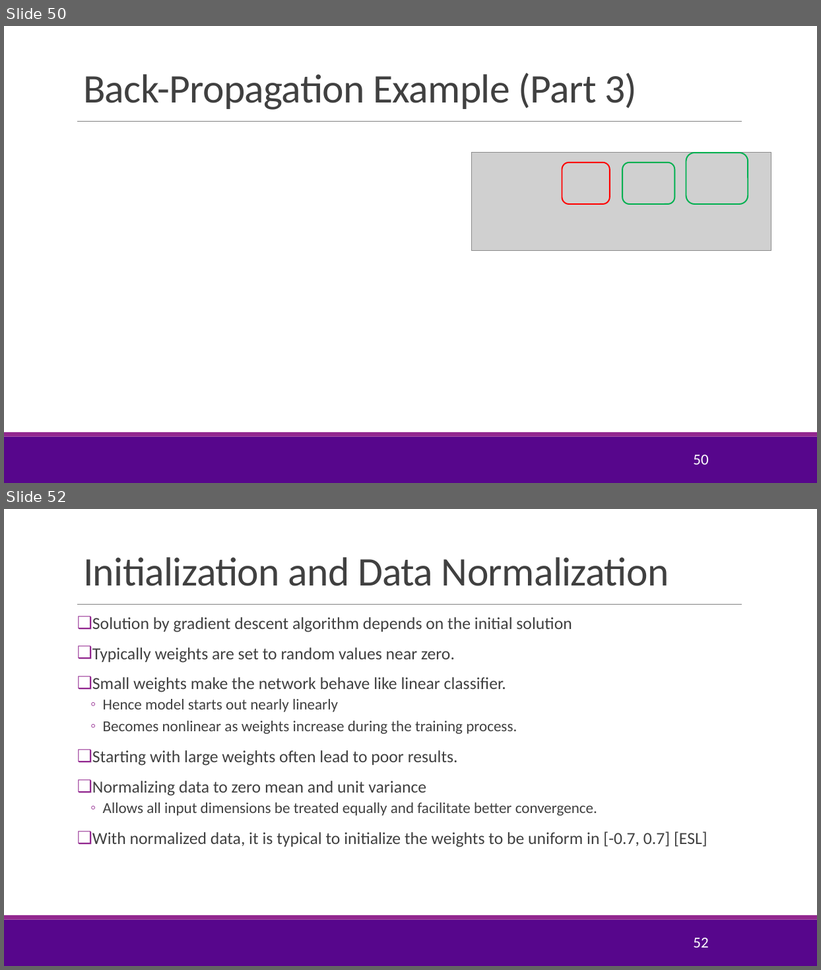
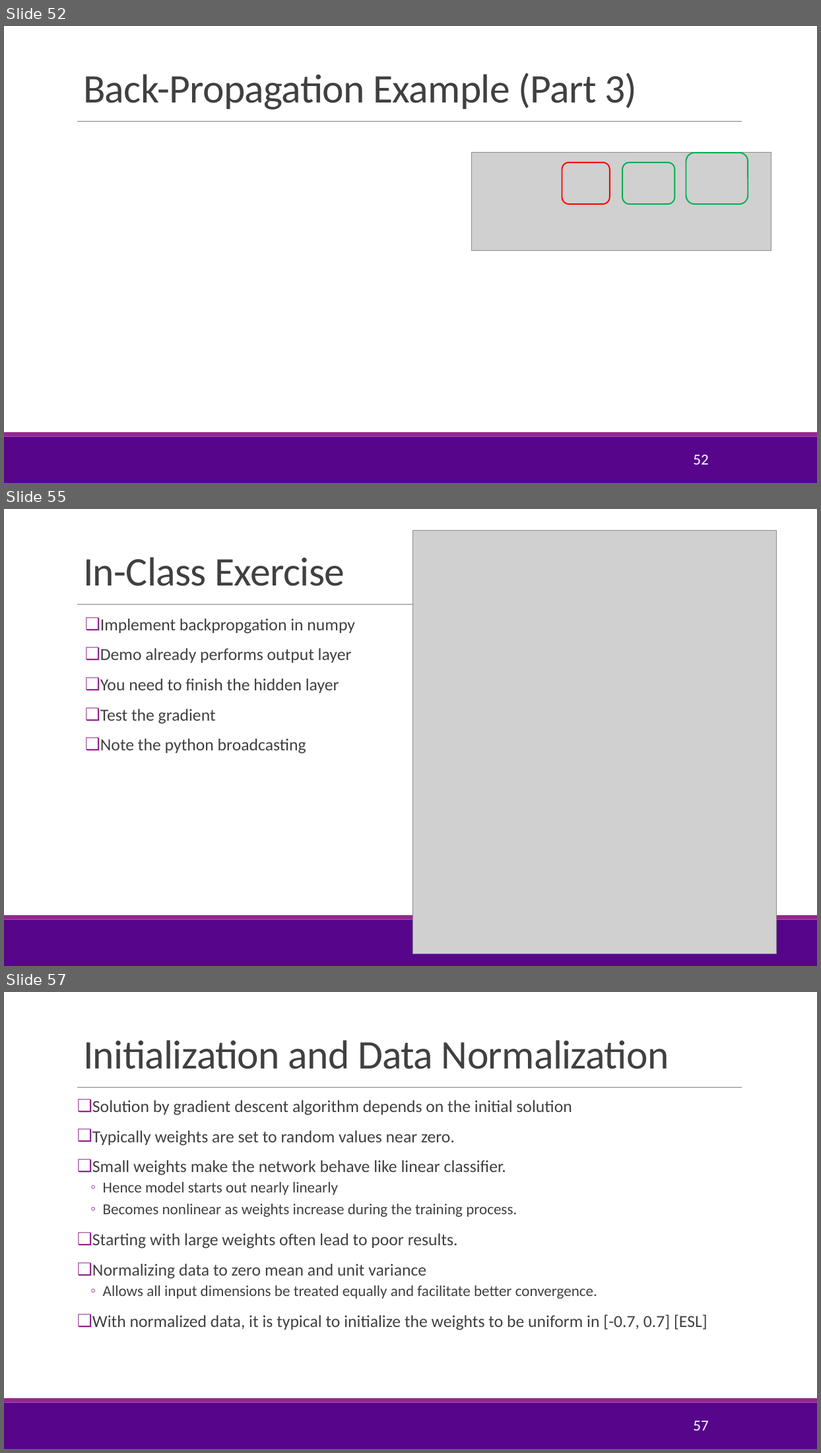
Before and after one commit to sdrangan/introml, a slide deck: lectures/Lect09_NeuralNet.pptx. Shown one above the other, each under a label of ours: slides 50 and 52 before the commit, slides 52, 55 and 57 after it; the slides between them are not shown. The pictures are 821x970 and 821x1453 pixels, drawn with LibreOffice and Linux fonts; fonts in the diff are those of the drawing; grey boxes stand for pictures; background and template pictures are left out. Boxes give left, top, right and bottom in pixels: in the first picture for what was removed or moved away, otherwise in the second. Text is boxed around its words. In the diff, an @@ line names an element or a change of style, - is before the commit and + after.

```diff
--- a/lectures/Lect09_NeuralNet.pptx
+++ b/lectures/Lect09_NeuralNet.pptx
@@ slide 55 added at [4, 509, 817, 966], background #FFFFFF; not listed: 3 template elements that a slide beside it also shows @@
@@ picture added at [413, 530, 777, 955] @@
@@ title added at [83, 557, 345, 586], 48 pt, text #404040 @@
+In-Class Exercise
@@ text added at [100, 619, 355, 754], 20 pt, text #404040 @@
+❑ Implement backpropgation in numpy
+❑ Demo already performs output layer
+❑ You need to finish the hidden layer
+❑ Test the gradient
+❑ Note the python broadcasting
@@ page number added at [628, 931, 715, 955], 18 pt, text #FFFFFF @@
+55
@@ what was slide 50 is now slide 52 @@
@@ page number at [693, 455, 708, 465]: text changed @@
-50
+52
@@ what was slide 52 is now slide 57 @@
@@ page number at [693, 1421, 708, 1431]: text changed @@
-52
+57
```
Also in this commit, not shown: 10 slides changed, 3 other slides added, 1 other file.
